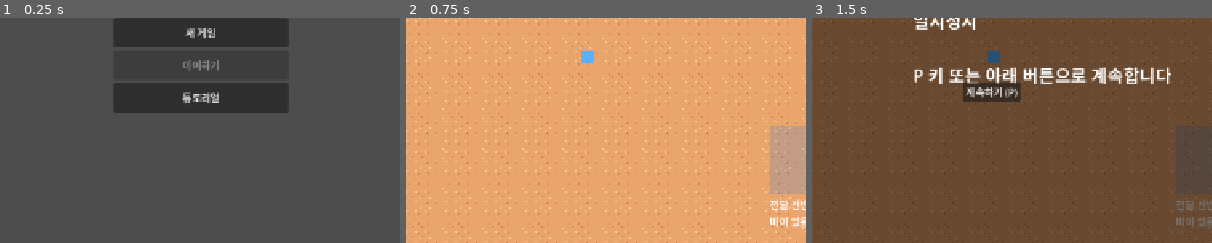
Above: before the commit, frames 1-3 (left to right).
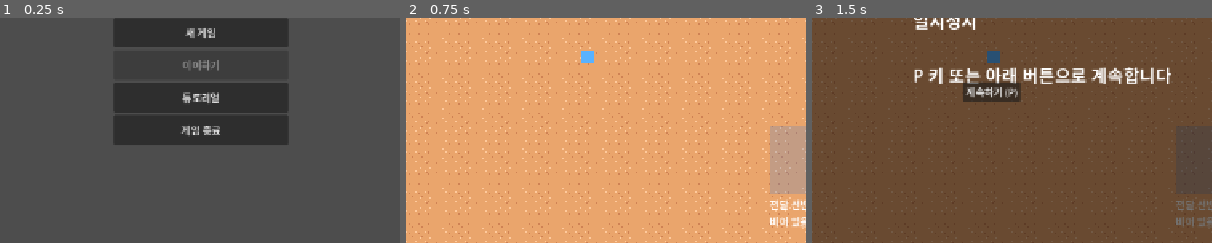
Above: after the commit, the same moments.

Repository: JaeyoungMyo/TheBetweenkeeper
Game: Godot game, scene res://scenes/main_menu.tscn
Same seed, same stepped clock (60 frames per second), same inputs: the game is played once before the commit and once after it.
Inputs:
- Up to frame 1 (0.25 s): no input
- Up to frame 2 (0.75 s): click "새 게임" at 0.5 s
- Up to frame 3 (1.5 s): click "일시정지 (P)" at 1.25 s
The pictures show only the part of the screen within x 25-75%, y 41-91%; the shares and areas given below are measured in that part.

The runs differ from the first frame. In frame 1, 5.5% of the frame differs, in the area x 28-73%, y 43-57%; in frame 2, nothing differs; in frame 3, nothing differs.

Commit message:
메인 메뉴에 게임 종료 추가
Co-Authored-By: Claude Haiku 5.5 <noreply@anthropic.com>
Claude-Session: https://claude.ai/code/session_0121nzt2UG16d76XWYTLiz1b

Diff:
--- a/scripts/ui/main_menu.gd
+++ b/scripts/ui/main_menu.gd
@@ -28,6 +28,7 @@
 	box.add_child(cont)
 	var done := "  ✔ 완료" if SaveService.tutorial_done_saved() else ""
 	box.add_child(_button("튜토리얼" + done, _tutorial))
+	box.add_child(_button("게임 종료", _quit))
 
 
 func _button(text: String, action: Callable) -> Button:
@@ -55,3 +56,7 @@
 func _tutorial() -> void:
 	GameSession.continue_requested = false
 	get_tree().change_scene_to_file(TUTORIAL_SCENE)
+
+
+func _quit() -> void:
+	get_tree().quit()
--- a/tests/integration/test_main_menu.gd
+++ b/tests/integration/test_main_menu.gd
@@ -16,7 +16,7 @@
 		if n.text == "이어하기":
 			cont = n
 	var has_tutorial := texts.any(func(t: String) -> bool: return t.begins_with("튜토리얼"))
-	expect(texts.has("새 게임") and has_tutorial and cont != null, "three options: %s" % str(texts))
+	expect(texts.has("새 게임") and has_tutorial and cont != null and texts.has("게임 종료"), "options incl. quit: %s" % str(texts))
 	expect(cont != null and cont.disabled, "continue disabled without a save")
 	SaveService.save_point("dungeon_clear")
 	menu.free()
Not shown, changed: TEST.md
